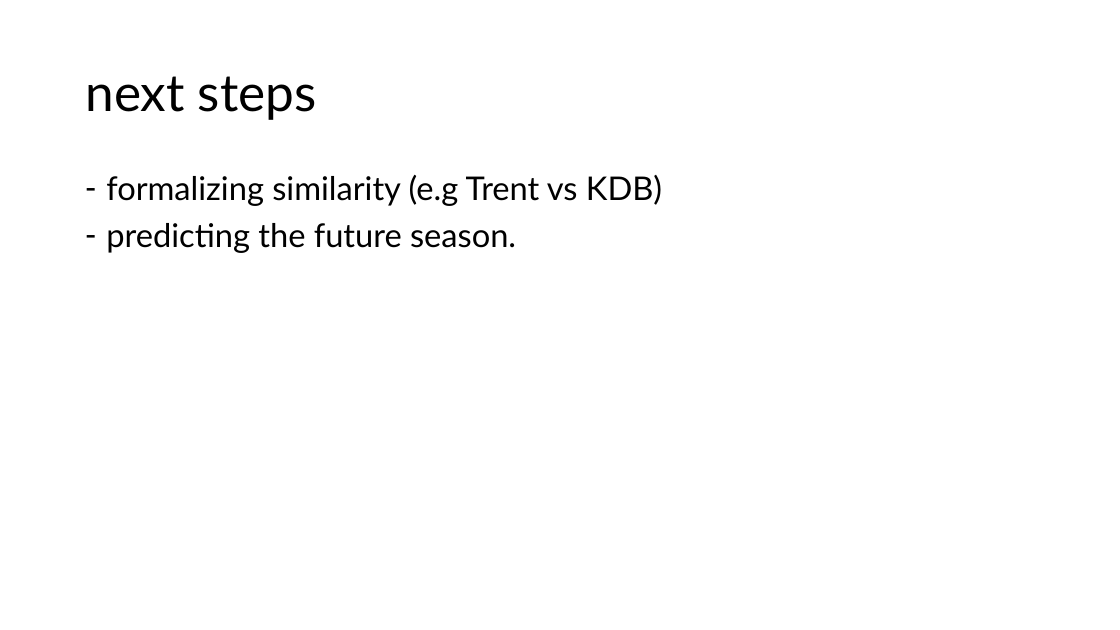
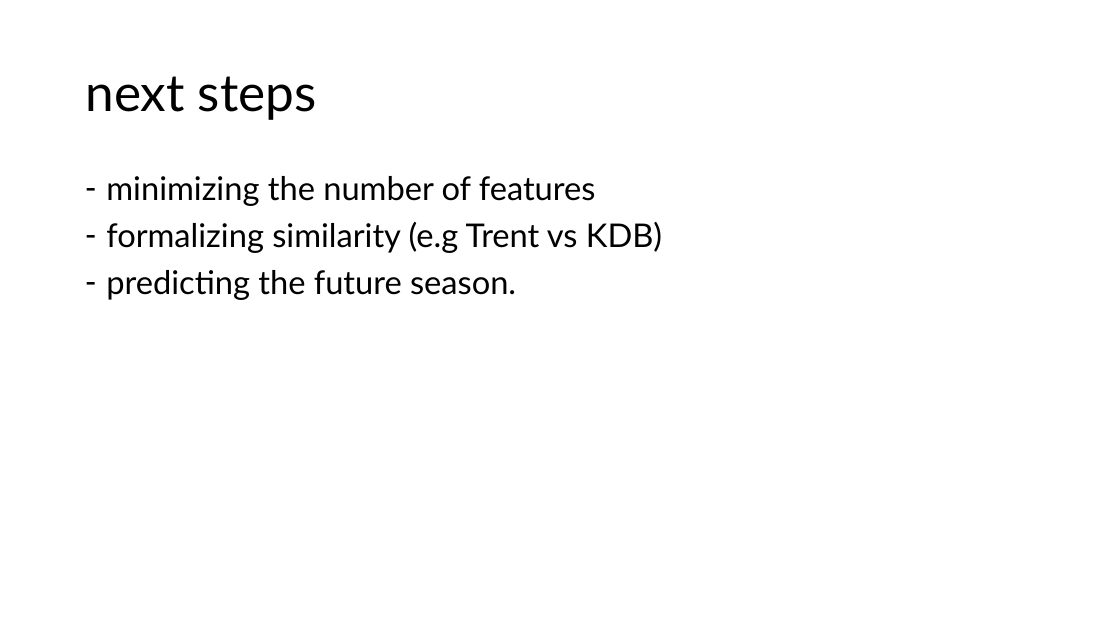
Before and after one commit to bebo0947/CapstoneBall, a slide deck: slide 22 of presentations/Sprint 1.pptx (slide 8 before the commit). Drawn at 1120x630 pixels with LibreOffice and Linux fonts; fonts in the diff are those of the drawing. Boxes give left, top, right and bottom in pixels: in the first picture for what was removed or moved away, otherwise in the second. Text is boxed around its words. In the diff, an @@ line names an element or a change of style, - is before the commit and + after.

```diff
--- a/presentations/Sprint 1.pptx
+++ b/presentations/Sprint 1.pptx
@@ text at (106,176,596,206): paragraph added @@
+– minimizing the number of features
```
Also in this commit, not shown: 1 other slide changed, 14 slides added, 11 other files.
